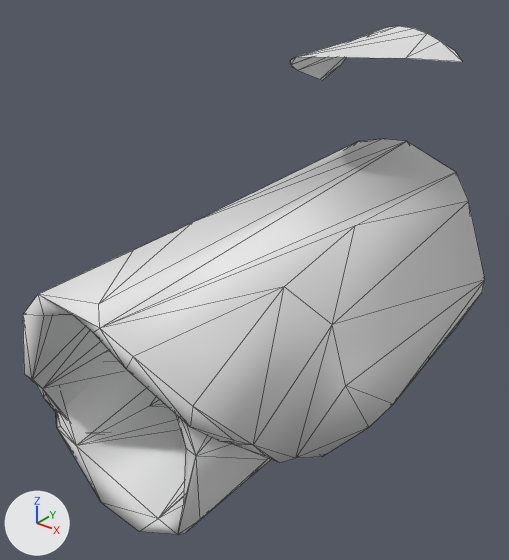
Renders of the glTF model public/assets/game/lamb-roll-slice/lod.glb from each side of a commit.
Rendered twice from a camera (50 mm lens) standing at (0.729, -1.002, 0.565) and looking at (-0.035, -0.046, -0.028). The lights are fixed; the arrows at lower left show +X, +Y and +Z. The older version comes first. Mesh edges are drawn as thin lines. Vertices at exactly the same position are counted once.

Names of what the first picture shows: 'Lamb Roll Slice'.
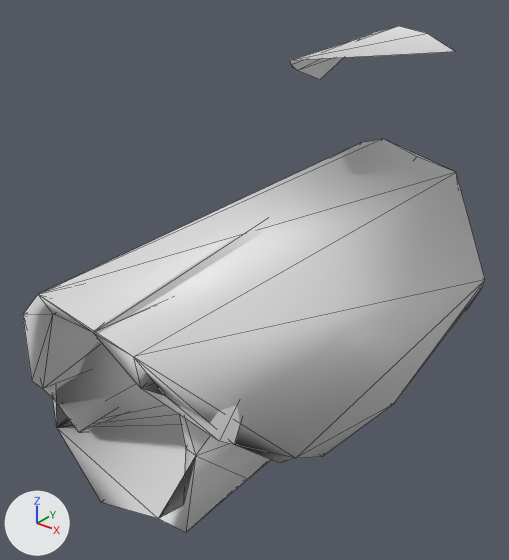
What changed in the scene script:
```text
Change me_lamb_roll_slice_mesh:
    used by ob_lamb_roll_slice; location = (0.0, 0.0, 0.0)
    remove me_lamb_roll_slice_mesh.from_pydata(...)  # 319 vertices, 649 faces; spans x -0.243..0.245, y -0.499..0.499, z -0.39..0.392
    add me_lamb_roll_slice_mesh.from_pydata(...)  # 146 vertices, 319 faces; spans x -0.243..0.245, y -0.493..0.499, z -0.39..0.392
    me_lamb_roll_slice_mesh part 1: 162 vertices removed from x -0.224..0.243, y -0.499..0.472, z -0.366..0.146; 2 vertices added at x -0.065..0.132, y -0.493..0.247, z -0.351..0.034
    me_lamb_roll_slice_mesh part 2: 13 vertices removed from x -0.208..0.126, y 0.095..0.462, z 0.263..0.39
```

Boxes [x1, y1, x2, y2] around the edits, measured in the pictures (509 x 560 px):
'Lamb Roll Slice', reshaped
    before: [23, 26, 485, 535]
    after: [23, 26, 485, 532]
part 1 of me_lamb_roll_slice_mesh, cut back
    before: [23, 139, 485, 535]
    after: [94, 321, 218, 440]
part 2 of me_lamb_roll_slice_mesh, deleted
    before: [290, 26, 462, 80]
